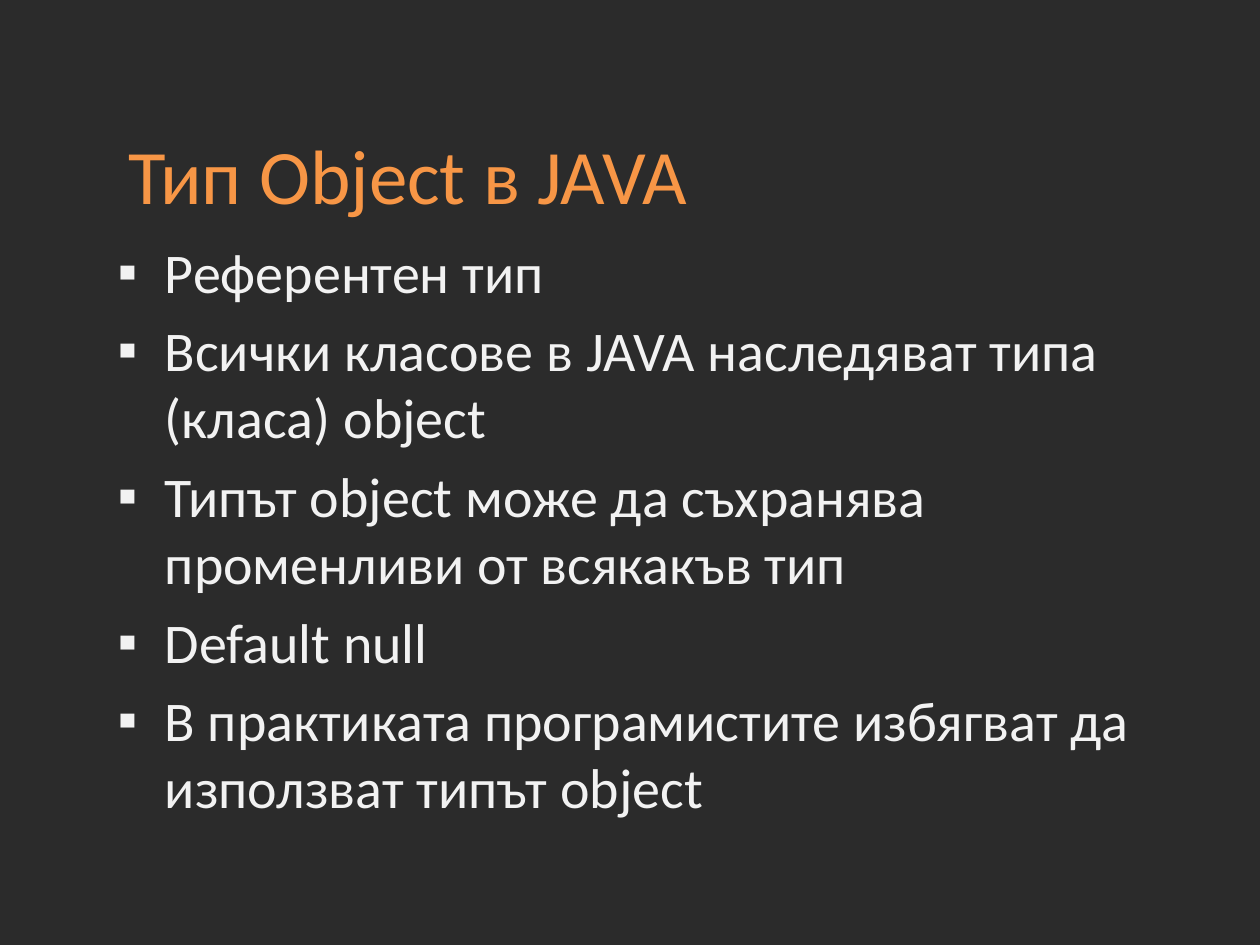
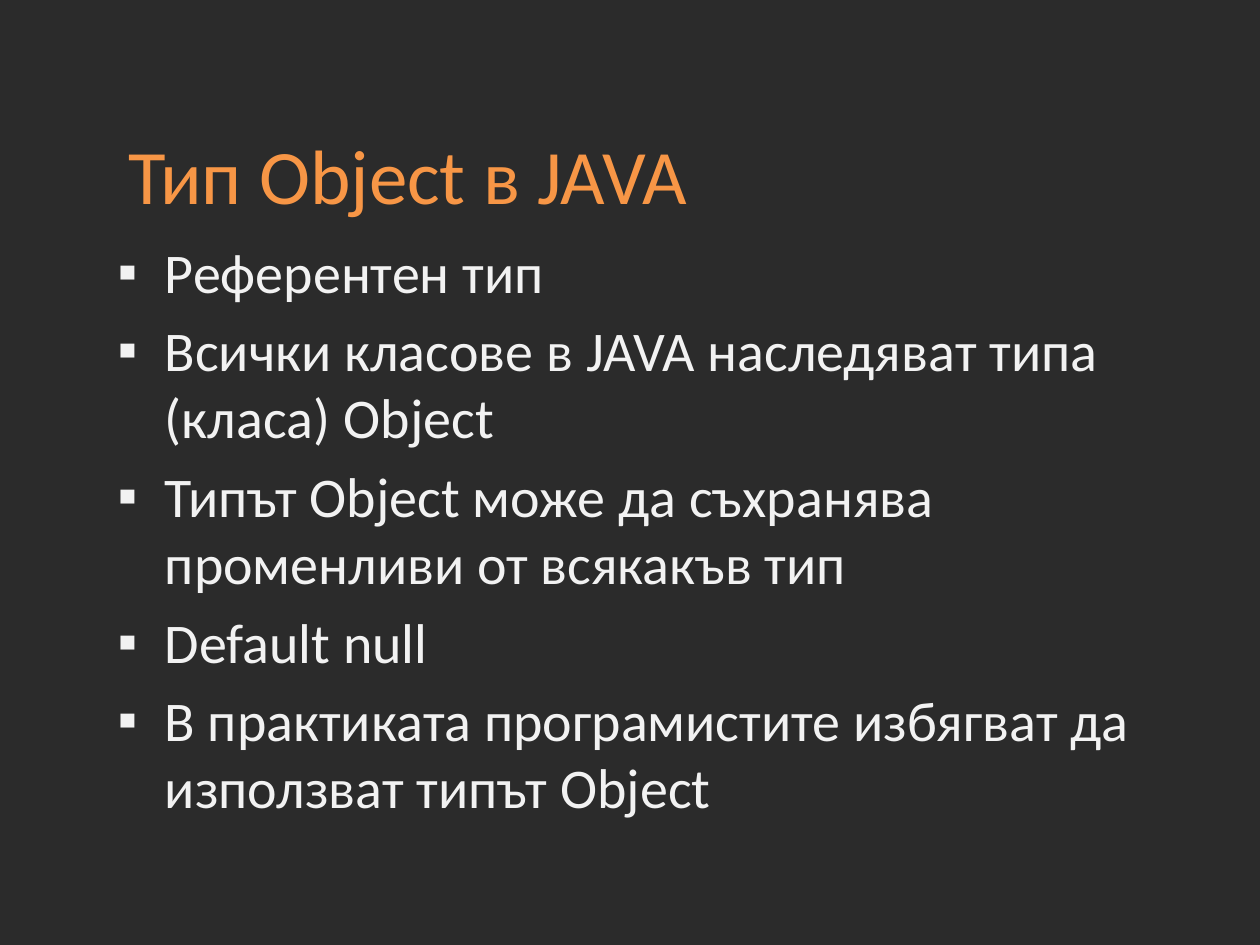
Before and after one commit to Academy-Soft-Intellect/Java-Course, a slide deck: slide 13 of 02-JAVA-Basics.pptx. Drawn at 1260x945 pixels with LibreOffice and Linux fonts; fonts in the diff are those of the drawing; background and template pictures are left out; a plain dark background stands for a picture behind light text. Boxes give left, top, right and bottom in pixels: in the first picture for what was removed or moved away, otherwise in the second. Text is boxed around its words. In the diff, an @@ line names an element or a change of style, - is before the commit and + after.

Commit message:
Update Lecture 2

```diff
--- a/02-JAVA-Basics.pptx
+++ b/02-JAVA-Basics.pptx
@@ text at [165,335,1097,593]: text changed @@
-▪ Всички класове в JAVA наследяват типа (класа) object
-▪ Типът object може да съхранява променливи от всякакъв тип
+▪ Всички класове в JAVA наследяват типа (класа) Object
+▪ Типът Object може да съхранява променливи от всякакъв тип
@@ text at [165,703,1129,818]: text changed @@
-▪ В практиката програмистите избягват да използват типът object
+▪ В практиката програмистите избягват да използват типът Object
```
Also in this commit, not shown: 2 other slides changed, 1 other file.
